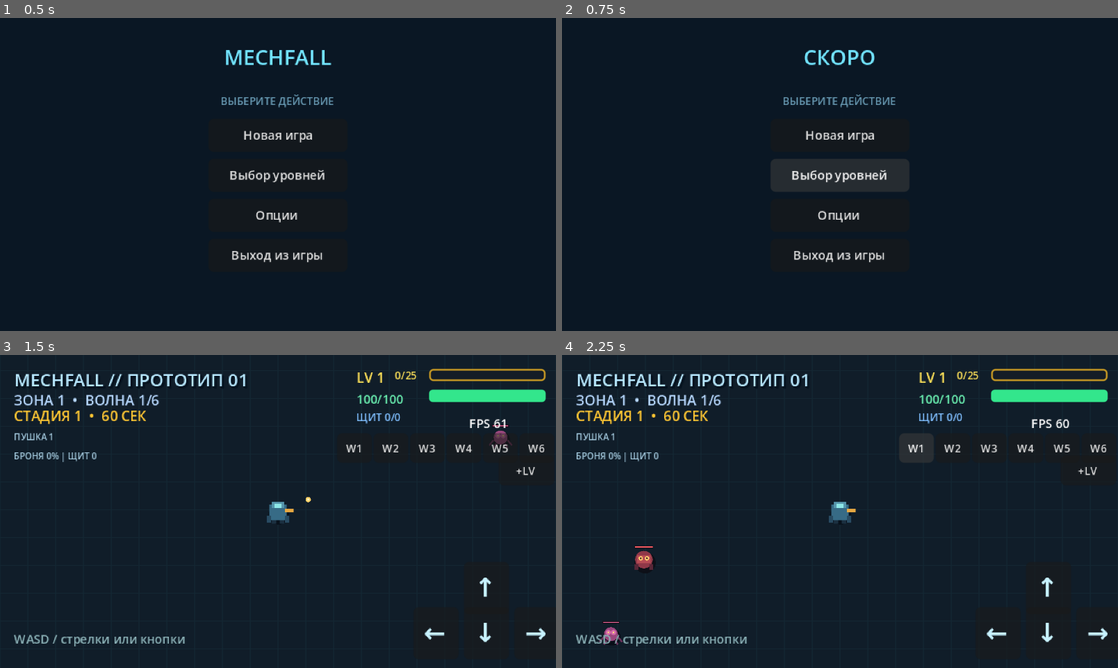
Above: before the commit, frames 1-4 (two rows, left to right).
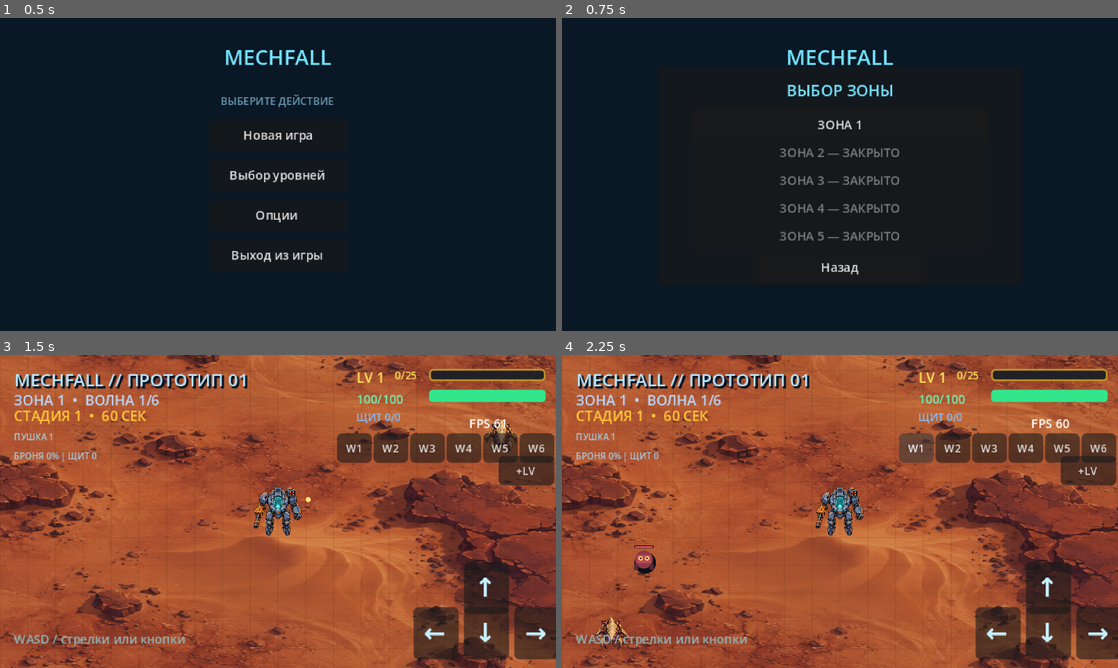
Above: after the commit, the same moments.

Repository: t1mpossible/mech-survivors-
Game: Godot game, scene res://scenes/main_menu.tscn
Same seed, same stepped clock (60 frames per second), same inputs: the game is played once before the commit and once after it.
Inputs (mouse positions are in pixels of both pictures, inside the frame that each line leads up to):
- Up to frame 1 (0.5 s): no input
- Up to frame 2 (0.75 s): click "Выбор уровней" at 0.5 s
- Up to frame 3 (1.5 s): click (278, 461) at 1.25 s, where only the run after the commit has a clickable "ЗОНА 1"
- Up to frame 4 (2.25 s): click "W1" at 2 s

Frame 1 is identical in both runs. In frame 2, 3.4% of the frame differs, in the area x 39-61%, y 10-82%; in frame 3, 96%, in the area x 0-100%, y 0-100%; in frame 4, 96%.

Commit message:
Add desert visuals and directional mech movement

Diff:
--- a/project.godot
+++ b/project.godot
@@ -19,6 +19,10 @@
 config/features=PackedStringArray("4.7", "GL Compatibility")
 run/max_fps=60
 config/android_min_sdk_version=24
+
+[autoload]
+
+GameState="*res://scripts/game_state.gd"
 
 [display]
 
--- a/scenes/alien_scout.tscn
+++ b/scenes/alien_scout.tscn
@@ -1,6 +1,11 @@
-[gd_scene load_steps=2 format=3]
+[gd_scene load_steps=3 format=3]
 
 [ext_resource type="Script" path="res://scripts/alien_scout.gd" id="1_scout"]
+[ext_resource type="Texture2D" path="res://assets/alien_scout_desert.png" id="2_scout_texture"]
 
 [node name="AlienScout" type="Node2D"]
 script = ExtResource("1_scout")
+
+[node name="Sprite" type="Sprite2D" parent="."]
+scale = Vector2(0.035, 0.035)
+texture = ExtResource("2_scout_texture")
--- a/scenes/main.tscn
+++ b/scenes/main.tscn
@@ -6,6 +6,8 @@
 [ext_resource type="PackedScene" path="res://scenes/xp_orb.tscn" id="4_orb"]
 [ext_resource type="PackedScene" path="res://scenes/hunter_missile.tscn" id="5_missile"]
 [ext_resource type="Script" path="res://scripts/pause_panel.gd" id="6_pause"]
+[ext_resource type="Texture2D" path="res://assets/desert_planet_background.png" id="7_desert"]
+[ext_resource type="Texture2D" path="res://assets/mech_desert.png" id="8_mech"]
 
 [sub_resource type="StyleBoxFlat" id="StyleXpBackground"]
 bg_color = Color(0.08, 0.11, 0.15, 0.9)
@@ -48,6 +50,17 @@
 [node name="Main" type="Node2D"]
 script = ExtResource("1_main")
 
+[node name="DesertBackground" type="Sprite2D" parent="."]
+show_behind_parent = true
+position = Vector2(800, 450)
+scale = Vector2(1.3, 0.75)
+texture = ExtResource("7_desert")
+
+[node name="MechSprite" type="Sprite2D" parent="."]
+position = Vector2(800, 450)
+scale = Vector2(0.05, 0.05)
+texture = ExtResource("8_mech")
+
 [node name="Camera2D" type="Camera2D" parent="."]
 position = Vector2(800, 450)
 zoom = Vector2(0.5, 0.5)
@@ -300,7 +313,7 @@
 offset_left = 85.0
 offset_top = 56.0
 offset_right = 235.0
-offset_bottom = 124.0
+offset_bottom = 138.0
 
 [node name="Title" type="Label" parent="Hud/PausePanel"]
 offset_left = 10.0
@@ -329,6 +342,14 @@
 offset_bottom = 56.0
 theme_override_font_sizes/font_size = 7
 text = "Продолжить"
+
+[node name="Menu" type="Button" parent="Hud/PausePanel"]
+offset_left = 20.0
+offset_top = 60.0
+offset_right = 130.0
+offset_bottom = 74.0
+theme_override_font_sizes/font_size = 7
+text = "В меню"
 
 [node name="Title" type="Label" parent="Hud/GameOver"]
 offset_left = 10.0
@@ -460,6 +481,7 @@
 [connection signal="pressed" from="Hud/GameOver/Restart" to="." method="_restart_game"]
 [connection signal="pressed" from="Hud/GameOver/Menu" to="." method="_return_to_menu"]
 [connection signal="pressed" from="Hud/PausePanel/Resume" to="." method="_resume_game"]
+[connection signal="pressed" from="Hud/PausePanel/Menu" to="." method="_return_to_menu"]
 [connection signal="pressed" from="Hud/Wave1" to="." method="_debug_set_wave" binds= [1]]
 [connection signal="pressed" from="Hud/Wave2" to="." method="_debug_set_wave" binds= [2]]
 [connection signal="pressed" from="Hud/Wave3" to="." method="_debug_set_wave" binds= [3]]
--- a/scenes/main_menu.tscn
+++ b/scenes/main_menu.tscn
@@ -65,7 +65,78 @@
 theme_override_font_sizes/font_size = 7
 text = "Выход из игры"
 
+[node name="LevelPanel" type="Panel" parent="."]
+visible = false
+offset_left = 55.0
+offset_top = 28.0
+offset_right = 265.0
+offset_bottom = 154.0
+
+[node name="Title" type="Label" parent="LevelPanel"]
+offset_left = 10.0
+offset_top = 7.0
+offset_right = 200.0
+offset_bottom = 19.0
+horizontal_alignment = 1
+theme_override_colors/font_color = Color(0.45, 0.9, 1, 1)
+theme_override_font_sizes/font_size = 9
+text = "ВЫБОР ЗОНЫ"
+
+[node name="Zone1" type="Button" parent="LevelPanel"]
+offset_left = 20.0
+offset_top = 24.0
+offset_right = 190.0
+offset_bottom = 37.0
+theme_override_font_sizes/font_size = 7
+text = "ЗОНА 1"
+
+[node name="Zone2" type="Button" parent="LevelPanel"]
+offset_left = 20.0
+offset_top = 40.0
+offset_right = 190.0
+offset_bottom = 53.0
+theme_override_font_sizes/font_size = 7
+text = "ЗОНА 2 — ЗАКРЫТО"
+
+[node name="Zone3" type="Button" parent="LevelPanel"]
+offset_left = 20.0
+offset_top = 56.0
+offset_right = 190.0
+offset_bottom = 69.0
+theme_override_font_sizes/font_size = 7
+text = "ЗОНА 3 — ЗАКРЫТО"
+
+[node name="Zone4" type="Button" parent="LevelPanel"]
+offset_left = 20.0
+offset_top = 72.0
+offset_right = 190.0
+offset_bottom = 85.0
+theme_override_font_sizes/font_size = 7
+text = "ЗОНА 4 — ЗАКРЫТО"
+
+[node name="Zone5" type="Button" parent="LevelPanel"]
+offset_left = 20.0
+offset_top = 88.0
+offset_right = 190.0
+offset_bottom = 101.0
+theme_override_font_sizes/font_size = 7
+text = "ЗОНА 5 — ЗАКРЫТО"
+
+[node name="Back" type="Button" parent="LevelPanel"]
+offset_left = 55.0
+offset_top = 106.0
+offset_right = 155.0
+offset_bottom = 119.0
+theme_override_font_sizes/font_size = 7
+text = "Назад"
+
 [connection signal="pressed" from="Buttons/NewGame" to="." method="_new_game"]
-[connection signal="pressed" from="Buttons/Levels" to="." method="_coming_soon"]
+[connection signal="pressed" from="Buttons/Levels" to="." method="_show_levels"]
 [connection signal="pressed" from="Buttons/Options" to="." method="_coming_soon"]
 [connection signal="pressed" from="Buttons/Exit" to="." method="_exit_game"]
+[connection signal="pressed" from="LevelPanel/Zone1" to="." method="_select_level" binds= [1]]
+[connection signal="pressed" from="LevelPanel/Zone2" to="." method="_select_level" binds= [2]]
+[connection signal="pressed" from="LevelPanel/Zone3" to="." method="_select_level" binds= [3]]
+[connection signal="pressed" from="LevelPanel/Zone4" to="." method="_select_level" binds= [4]]
+[connection signal="pressed" from="LevelPanel/Zone5" to="." method="_select_level" binds= [5]]
+[connection signal="pressed" from="LevelPanel/Back" to="." method="_hide_levels"]
--- a/scripts/alien_scout.gd
+++ b/scripts/alien_scout.gd
@@ -9,6 +9,9 @@
 var target_position := Vector2.ZERO
 var travel_direction := Vector2.DOWN
 var health := max_health
+var visual_time := 0.0
+var damage_flash_time := 0.0
+var base_visual_scale := Vector2.ONE
 
 signal health_changed(current_health: int, maximum_health: int)
 signal died
@@ -16,19 +19,25 @@
 
 func _ready() -> void:
 	add_to_group("enemies")
+	base_visual_scale = scale
 	queue_redraw()
 
 
 func _process(delta: float) -> void:
+	visual_time += delta
+	damage_flash_time = maxf(damage_flash_time - delta, 0.0)
+	modulate = Color(1.0, 0.55, 0.55) if damage_flash_time > 0.0 else Color.WHITE
 	var offset := target_position - global_position
 	if offset.length() > 18.0:
 		travel_direction = offset.normalized()
 		global_position += travel_direction * movement_speed * delta
+		scale = base_visual_scale * (1.0 + sin(visual_time * 7.0) * 0.025)
 		queue_redraw()
 
 
 func take_damage(amount: int) -> void:
 	health = maxi(health - amount, 0)
+	damage_flash_time = 0.1
 	health_changed.emit(health, max_health)
 	if health == 0:
 		died.emit()
@@ -36,18 +45,6 @@
 
 
 func _draw() -> void:
-	# First alien: a quick, low-profile scout. It will later receive health and attacks.
-	draw_circle(Vector2(1, 3), 10.0, Color("080d17"))
-	draw_circle(Vector2.ZERO, 8.0, Color("9a477d"))
-	draw_circle(Vector2(-3, -2), 3.0, Color("d66cab"))
-	draw_circle(Vector2(3, -2), 3.0, Color("d66cab"))
-	draw_circle(Vector2(-3, -2), 1.0, Color("f7df79"))
-	draw_circle(Vector2(3, -2), 1.0, Color("f7df79"))
-	draw_line(Vector2(-8, 3), Vector2(-13, 9), Color("6a315a"), 2.0)
-	draw_line(Vector2(8, 3), Vector2(13, 9), Color("6a315a"), 2.0)
-	draw_line(Vector2(-5, 7), Vector2(-8, 12), Color("6a315a"), 2.0)
-	draw_line(Vector2(5, 7), Vector2(8, 12), Color("6a315a"), 2.0)
-
-	# Visible during balance tuning; later this can become an optional UI setting.
+	# Compact health bar remains visible during combat.
 	draw_rect(Rect2(-10, -15, 20, 3), Color("160d18"))
 	draw_rect(Rect2(-9, -14, 18.0 * float(health) / float(max_health), 1), Color("f06a9d"))
--- a/scripts/enemy_rocket.gd
+++ b/scripts/enemy_rocket.gd
@@ -54,6 +54,7 @@
 
 
 func _draw() -> void:
+	draw_line(Vector2(-12, 0), Vector2(-5, 0), Color(1.0, 0.24, 0.16, 0.4), 2.0)
 	draw_circle(Vector2(-4, 0), 2.5, Color("ff7b45"))
 	draw_rect(Rect2(-1, -2, 7, 4), Color("d9e6ec"))
 	draw_circle(Vector2(6, 0), 1.5, Color("ff4b4b"))
--- /dev/null
+++ b/scripts/game_state.gd
@@ -0,0 +1,38 @@
+extends Node
+
+const SAVE_PATH := "user://mechfall_progress.cfg"
+const PLANET_COUNT := 5
+
+var selected_planet := 1
+var highest_unlocked_planet := 1
+
+
+func _ready() -> void:
+	_load_progress()
+
+
+func start_new_game() -> void:
+	selected_planet = 1
+
+
+func select_planet(planet: int) -> void:
+	selected_planet = clampi(planet, 1, highest_unlocked_planet)
+
+
+func unlock_planet(planet: int) -> void:
+	highest_unlocked_planet = maxi(highest_unlocked_planet, clampi(planet, 1, PLANET_COUNT))
+	_save_progress()
+
+
+func _load_progress() -> void:
+	var config := ConfigFile.new()
+	if config.load(SAVE_PATH) == OK:
+		highest_unlocked_planet = clampi(config.get_value("progress", "highest_unlocked_planet", 1), 1, PLANET_COUNT)
+		selected_planet = clampi(config.get_value("progress", "selected_planet", 1), 1, highest_unlocked_planet)
+
+
+func _save_progress() -> void:
+	var config := ConfigFile.new()
+	config.set_value("progress", "highest_unlocked_planet", highest_unlocked_planet)
+	config.set_value("progress", "selected_planet", selected_planet)
+	config.save(SAVE_PATH)
--- a/scripts/hunter_missile.gd
+++ b/scripts/hunter_missile.gd
@@ -60,6 +60,7 @@
 
 
 func _draw() -> void:
+	draw_line(Vector2(-15, 0), Vector2(-5, 0), Color(1.0, 0.35, 0.12, 0.45), 3.0)
 	draw_circle(Vector2(-4, 0), 3.0, Color("ff873d"))
 	draw_rect(Rect2(-2, -2, 7, 4), Color("d8e9f3"))
 	draw_circle(Vector2(5, 0), 2.0, Color("ff5d4a"))
--- a/scripts/main.gd
+++ b/scripts/main.gd
@@ -13,7 +13,7 @@
 const MORTAR_SCENE := preload("res://scenes/alien_mortar.tscn")
 const BOSS_SCENE := preload("res://scenes/alien_boss.tscn")
 const HUNTER_MISSILE := preload("res://scenes/hunter_missile.tscn")
-const AUTOCANNON_COOLDOWN := 1.0
+const AUTOCANNON_COOLDOWN := 1.5
 const PLANET_COUNT := 5
 const WAVES_PER_PLANET := 6
 const WAVE_DURATION := 60.0
@@ -44,6 +44,8 @@
 var powerup_sequence := 0
 var speed_boost_time_left := 0.0
 var fire_rate_boost_time_left := 0.0
+var mech_animation_time := 0.0
+var mech_hit_flash_time := 0.0
 var planet_number := 1
 var wave_number := 1
 var wave_elapsed := 0.0
@@ -59,7 +61,7 @@
 var level := 1
 var experience_to_next_level := BASE_EXPERIENCE_TO_LEVEL
 var weapon_level := 1
-var weapon_damage := 10
+var weapon_damage := 18
 var weapon_cooldown := AUTOCANNON_COOLDOWN
 var autocannon_salvo := 1
 var autocannon_evolved := false
@@ -98,10 +100,12 @@
 
 @onready var initial_scout: AlienScout = $Scout
 @onready var camera: Camera2D = $Camera2D
+@onready var mech_sprite: Sprite2D = $MechSprite
 
 
 func _ready() -> void:
 	_warm_projectile_pools()
+	planet_number = GameState.selected_planet
 	initial_scout.global_position = _get_wave_spawn_position()
 	_connect_scout(initial_scout)
 	_update_experience_label()
@@ -228,8 +232,16 @@
 
 	var active_move_speed := move_speed * (1.5 if speed_boost_time_left > 0.0 else 1.0)
 	mech_position += movement * active_move_speed * delta
+	mech_animation_time += delta
 	mech_position.x = clampf(mech_position.x, 15.0, MAP_SIZE.x - 15.0)
 	mech_position.y = clampf(mech_position.y, 15.0, MAP_SIZE.y - 15.0)
+	mech_sprite.global_position = mech_position
+	var mech_bob := sin(mech_animation_time * 9.0) * 0.025 if movement.length() > 0.01 else 0.0
+	mech_sprite.scale = Vector2.ONE * (0.05 * (1.0 + mech_bob))
+	mech_sprite.modulate = Color(1.0, 0.5, 0.5) if mech_hit_flash_time > 0.0 else Color.WHITE
+	if movement.length() > 0.01:
+		var eight_direction_angle := roundf(movement.angle() / (PI * 0.25)) * (PI * 0.25)
+		mech_sprite.rotation = lerp_angle(mech_sprite.rotation, eight_direction_angle, minf(delta * 14.0, 1.0))
 	camera.global_position = mech_position
 	for enemy_node in get_tree().get_nodes_in_group("enemies"):
 		var enemy := enemy_node as AlienScout
@@ -275,6 +287,7 @@
 	speed_boost_time_left = maxf(speed_boost_time_left - delta, 0.0)
 	fire_rate_boost_time_left = maxf(fire_rate_boost_time_left - delta, 0.0)
 	laser_beam_time_left = maxf(laser_beam_time_left - delta, 0.0)
+	mech_hit_flash_time = maxf(mech_hit_flash_time - delta, 0.0)
 
 	if repair_per_second > 0.0:
 		mech_health = minf(mech_max_health, mech_health + repair_per_second * delta)
@@ -391,7 +404,10 @@
 	if dead_scout is AlienBoss:
 		boss = null
 		if wave_number == 6:
+			var completed_planet := planet_number
 			planet_number = mini(planet_number + 1, PLANET_COUNT)
+			if planet_number > completed_planet:
+				GameState.unlock_planet(planet_number)
 			wave_number = 1
 			wave_elapsed = 0.0
 			last_wave_stage = 0
@@ -945,6 +961,7 @@
 
 
 func _take_damage(amount: float) -> void:
+	mech_hit_flash_time = 0.12
 	var remaining_damage := amount * (1.0 - armor_reduction)
 	if shield_health > 0.0:
 		var absorbed := minf(shield_health, remaining_damage)
@@ -1007,20 +1024,19 @@
 
 
 func _draw() -> void:
-	# A five-times-larger alien planet. Camera movement makes the terrain scroll beneath the mech.
-	draw_rect(Rect2(Vector2.ZERO, MAP_SIZE), Color("101d29"))
-	draw_rect(Rect2(Vector2.ZERO, MAP_SIZE), Color("36556b"), false, 3.0)
+	# Desert-planet tint and map boundary over the hand-painted terrain texture.
+	draw_rect(Rect2(Vector2.ZERO, MAP_SIZE), Color(0.16, 0.07, 0.03, 0.18))
+	draw_rect(Rect2(Vector2.ZERO, MAP_SIZE), Color("b86f44"), false, 3.0)
 
 	for x in range(0, int(MAP_SIZE.x) + 1, 32):
-		draw_line(Vector2(x, 0), Vector2(x, MAP_SIZE.y), Color("142733"), 1.0)
+		draw_line(Vector2(x, 0), Vector2(x, MAP_SIZE.y), Color(0.24, 0.1, 0.04, 0.12), 1.0)
 	for y in range(0, int(MAP_SIZE.y) + 1, 32):
-		draw_line(Vector2(0, y), Vector2(MAP_SIZE.x, y), Color("142733"), 1.0)
+		draw_line(Vector2(0, y), Vector2(MAP_SIZE.x, y), Color(0.24, 0.1, 0.04, 0.12), 1.0)
 
 	for landmark in [Vector2(210, 180), Vector2(420, 650), Vector2(620, 240), Vector2(840, 720), Vector2(1040, 160), Vector2(1250, 510), Vector2(1480, 760)]:
-		draw_circle(landmark, 18.0, Color("183b40"))
-		draw_circle(landmark + Vector2(5, -4), 5.0, Color("24584b"))
-
-	_draw_mech(mech_position)
+		draw_circle(landmark, 18.0, Color("5b3828"))
+		draw_circle(landmark + Vector2(5, -4), 5.0, Color("bd7441"))
+
 	if laser_evolved and laser_beam_time_left > 0.0:
 		draw_line(mech_position, laser_beam_end, Color("ffb35c"), 10.0)
 		draw_line(mech_position, laser_beam_end, Color("fff0c2"), 4.0)
--- a/scripts/main_menu.gd
+++ b/scripts/main_menu.gd
@@ -1,10 +1,46 @@
 extends Control
 
+
+func _ready() -> void:
+	_refresh_levels()
+
+
 func _new_game() -> void:
+	GameState.start_new_game()
 	get_tree().change_scene_to_file("res://scenes/main.tscn")
 
+
+func _show_levels() -> void:
+	$Buttons.visible = false
+	$Style.visible = false
+	$LevelPanel.visible = true
+	_refresh_levels()
+
+
+func _hide_levels() -> void:
+	$LevelPanel.visible = false
+	$Buttons.visible = true
+	$Style.visible = true
+
+
+func _refresh_levels() -> void:
+	if not has_node("LevelPanel"):
+		return
+	for planet in range(1, 6):
+		var button := get_node("LevelPanel/Zone%d" % planet) as Button
+		var unlocked := planet <= GameState.highest_unlocked_planet
+		button.disabled = not unlocked
+		button.text = "ЗОНА %d" % planet if unlocked else "ЗОНА %d — ЗАКРЫТО" % planet
+
+
+func _select_level(planet: int) -> void:
+	if planet <= GameState.highest_unlocked_planet:
+		GameState.select_planet(planet)
+		get_tree().change_scene_to_file("res://scenes/main.tscn")
+
+
 func _coming_soon() -> void:
-	$Title.text = "СКОРО"
+	$Style.text = "ОПЦИИ ПОЯВЯТСЯ ПОЗЖЕ"
 
 func _exit_game() -> void:
 	get_tree().quit()
--- a/scripts/plasma_round.gd
+++ b/scripts/plasma_round.gd
@@ -45,5 +45,6 @@
 
 
 func _draw() -> void:
+	draw_line(Vector2(-9, 0), Vector2(-2, 0), Color(1.0, 0.55, 0.2, 0.35), 2.0)
 	draw_circle(Vector2.ZERO, 3.0, Color("ffd166"))
 	draw_circle(Vector2.ZERO, 1.3, Color("fff4c4"))
Binary file added: assets/alien_scout_desert.png
Not shown, added: assets/alien_scout_desert.png.import
Binary file added: assets/desert_planet_background.png
Not shown, added: assets/desert_planet_background.png.import
Binary file added: assets/mech_desert.png
Not shown, added: assets/mech_desert.png.import
Not shown: 1 places in scenes/main.tscn that only renumber resources
Not shown, added: scripts/game_state.gd.uid
